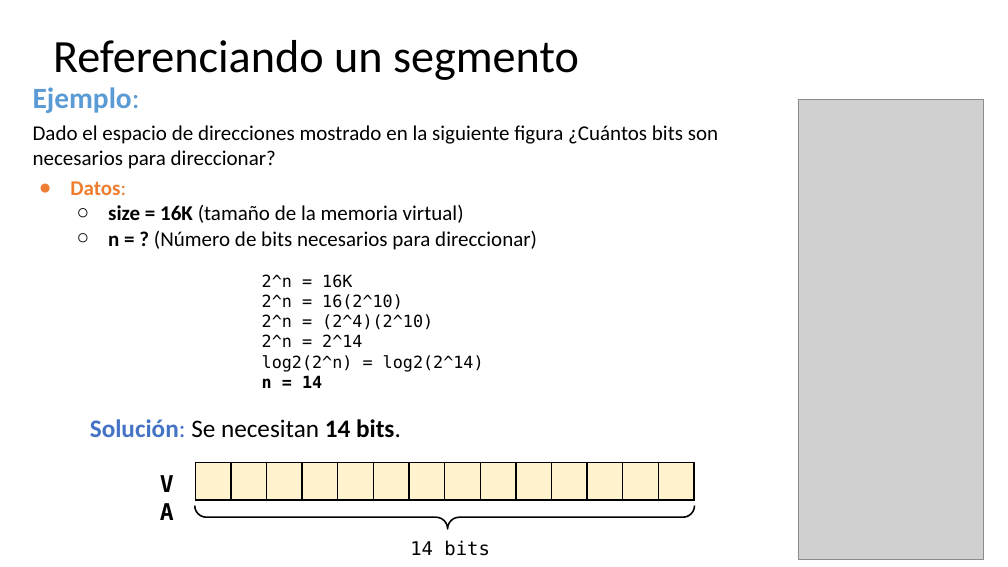
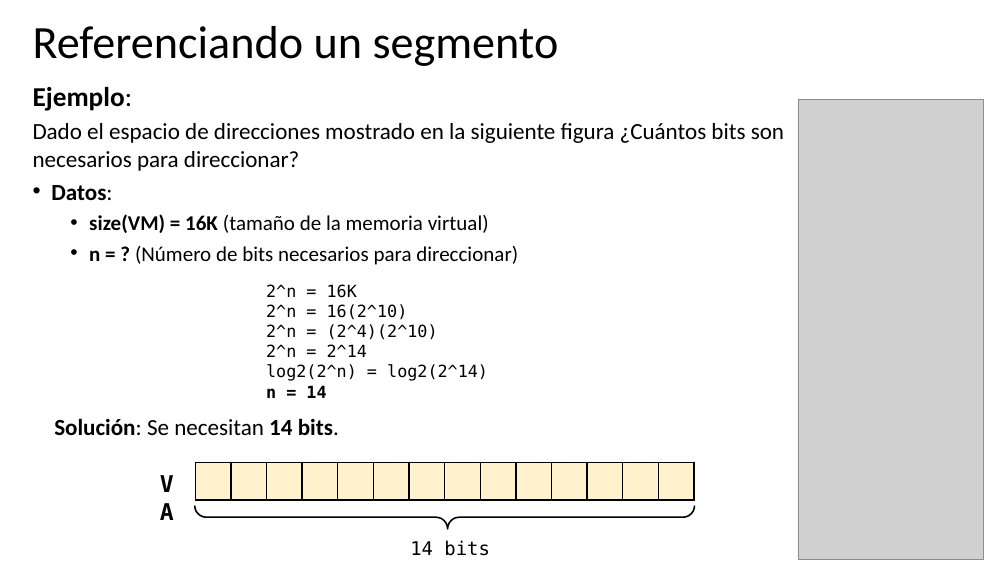
Before and after one commit to udea-so/apuntes_2026-2_SO-virtual, a slide deck: slide 32 of clase_09/SO_apuntes_clase9.pptx (slide 26 before the commit). Drawn at 1008x567 pixels with LibreOffice and Linux fonts; fonts in the diff are those of the drawing; grey boxes stand for pictures. Boxes give left, top, right and bottom in pixels: in the first picture for what was removed or moved away, otherwise in the second. Text is boxed around its words. In the diff, an @@ line names an element or a change of style, - is before the commit and + after.

```diff
--- a/clase_09/SO_apuntes_clase9.pptx
+++ b/clase_09/SO_apuntes_clase9.pptx
@@ title "Referenciando un segmento": place and size @@
-title "Referenciando un segmento" at (53, 40, 579, 80)
+title "Referenciando un segmento" at (33, 26, 559, 66)
@@ text at (33, 87, 784, 265): size 28 to 26 pt, text colour #5B9BD5 to #000000 in "Ejemplo:"; size 20 to 22 pt in "Dado el espacio de direcciones mostrado en ...", "Datos:"; text colour #ED7D31 to #000000 in "Datos:"; bullet ● to •; bullet ○ to •; more space between paragraphs @@
@@ text at (89, 214, 489, 233): text changed @@
-  ○ size = 16K (tamaño de la memoria virtual)
+  • size(VM) = 16K (tamaño de la memoria virtual)
@@ text "2^n = 16K": place and size @@
-text "2^n = 16K" at (262, 274, 484, 388)
+text "2^n = 16K" at (266, 284, 488, 398)
@@ text "Solución: Se necesitan 14 bits.": place and size @@
-text "Solución: Se necesitan 14 bits." at (90, 419, 401, 438)
+text "Solución: Se necesitan 14 bits." at (54, 418, 339, 435)
@@ text "Solución: Se necesitan 14 bits." at (54, 418, 339, 435): size 24 to 22 pt; text colour #4472C4 to #000000 in "Solución:" @@
```
Also in this commit, not shown: 46 other slides changed, 12 slides added, 1 slide removed, 6 other files.
